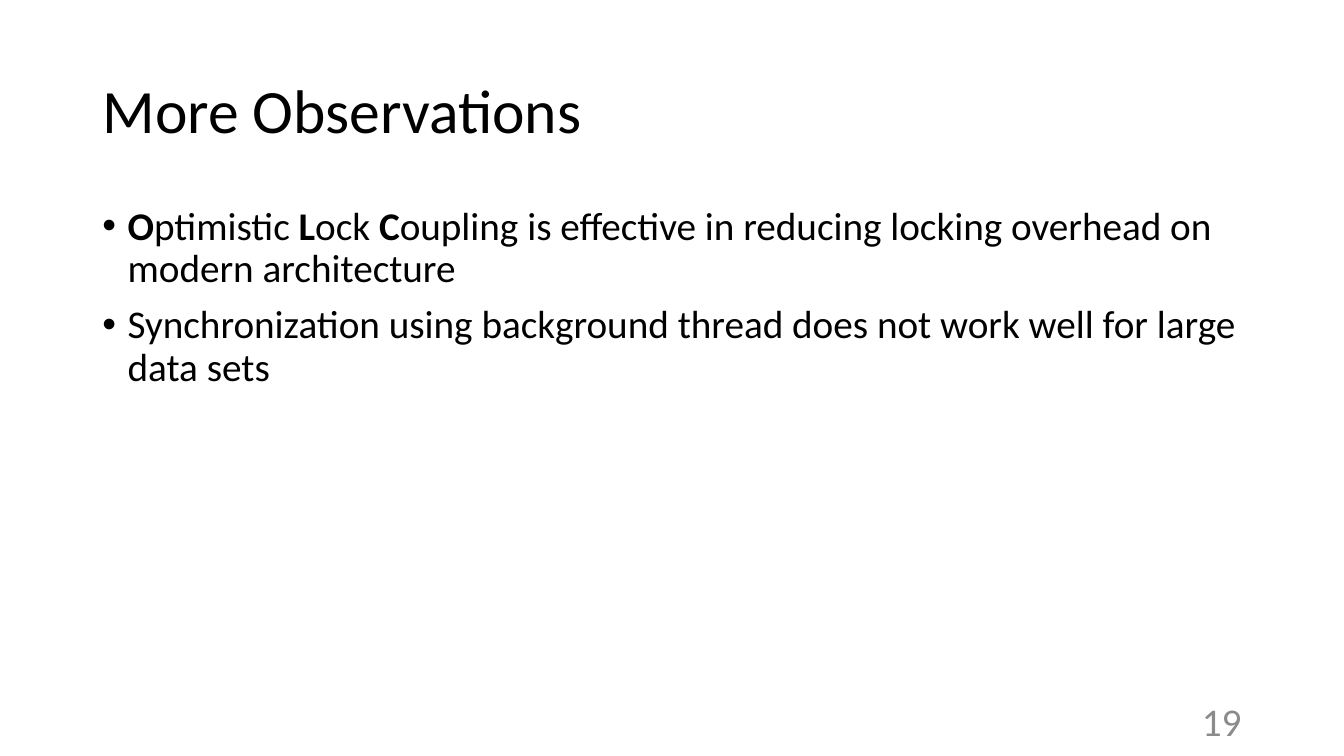
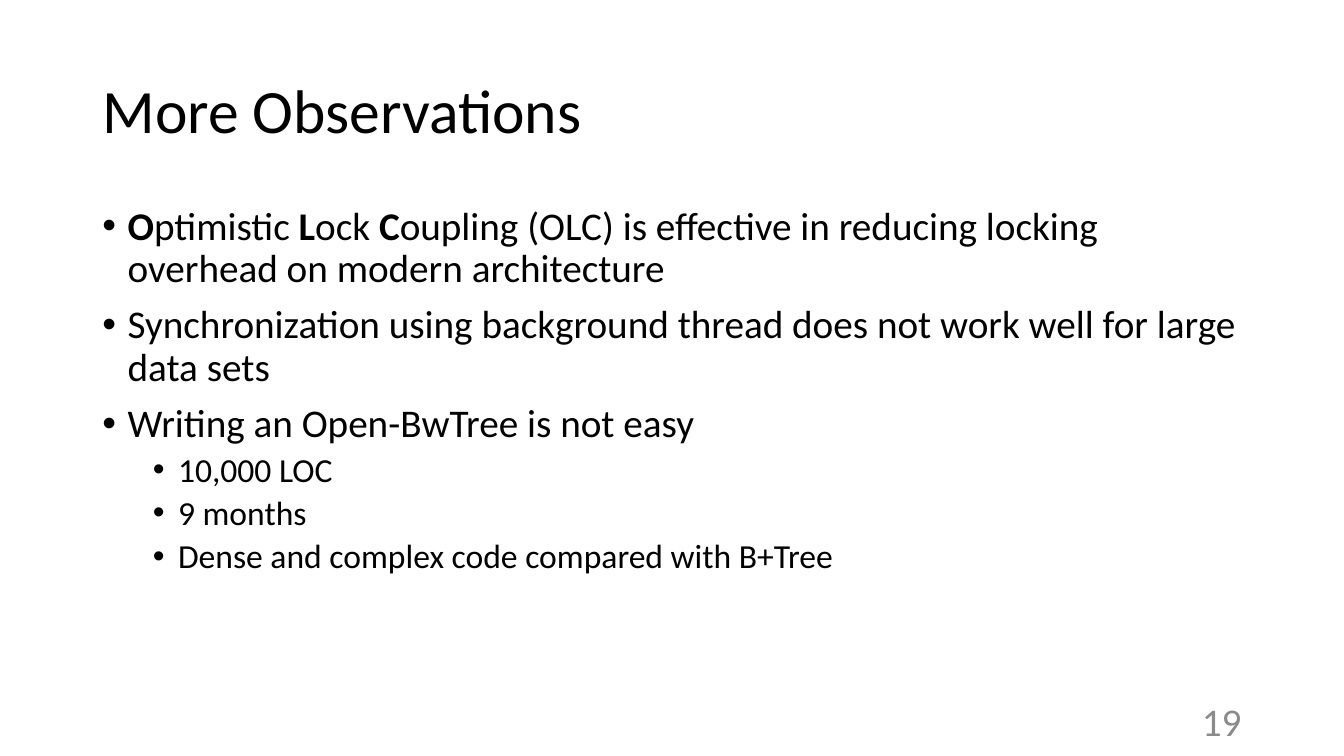
Before and after one commit to wangziqi2013/BwTree, a slide deck: slide 19 of SIGMOD 2018.pptx. Drawn at 1344x756 pixels with LibreOffice and Linux fonts; fonts in the diff are those of the drawing. Boxes give left, top, right and bottom in pixels: in the first picture for what was removed or moved away, otherwise in the second. Text is boxed around its words. In the diff, an @@ line names an element or a change of style, - is before the commit and + after.

```diff
--- a/SIGMOD 2018.pptx
+++ b/SIGMOD 2018.pptx
@@ text at (x1=128, y1=211, x2=1098, y2=283): text changed @@
-• Optimistic Lock Coupling is effective in reducing locking overhead on modern architecture
+• Optimistic Lock Coupling (OLC) is effective in reducing locking overhead on modern architecture
@@ text at (x1=128, y1=410, x2=833, y2=574): paragraphs added @@
+• Writing an Open-BwTree is not easy
+  • 10,000 LOC
+  • 9 months
+  • Dense and complex code compared with B+Tree
```
Also in this commit, not shown: 10 other slides changed, 1 slide added, 1 slide removed.
